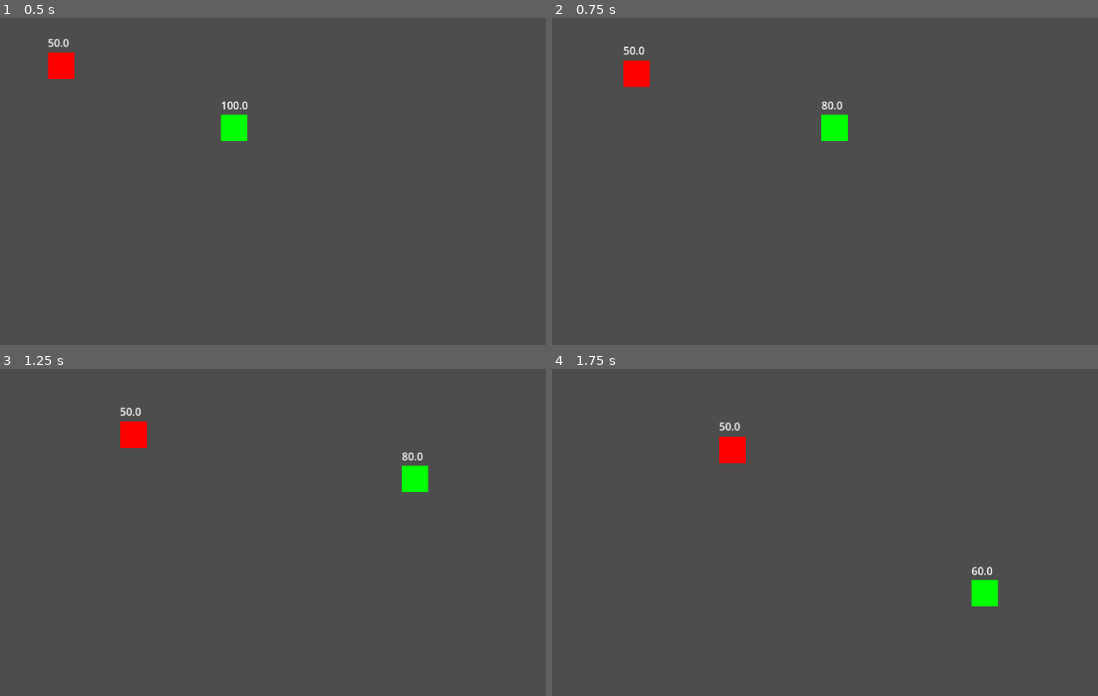
Above: before the commit, frames 1-4 (two rows, left to right).
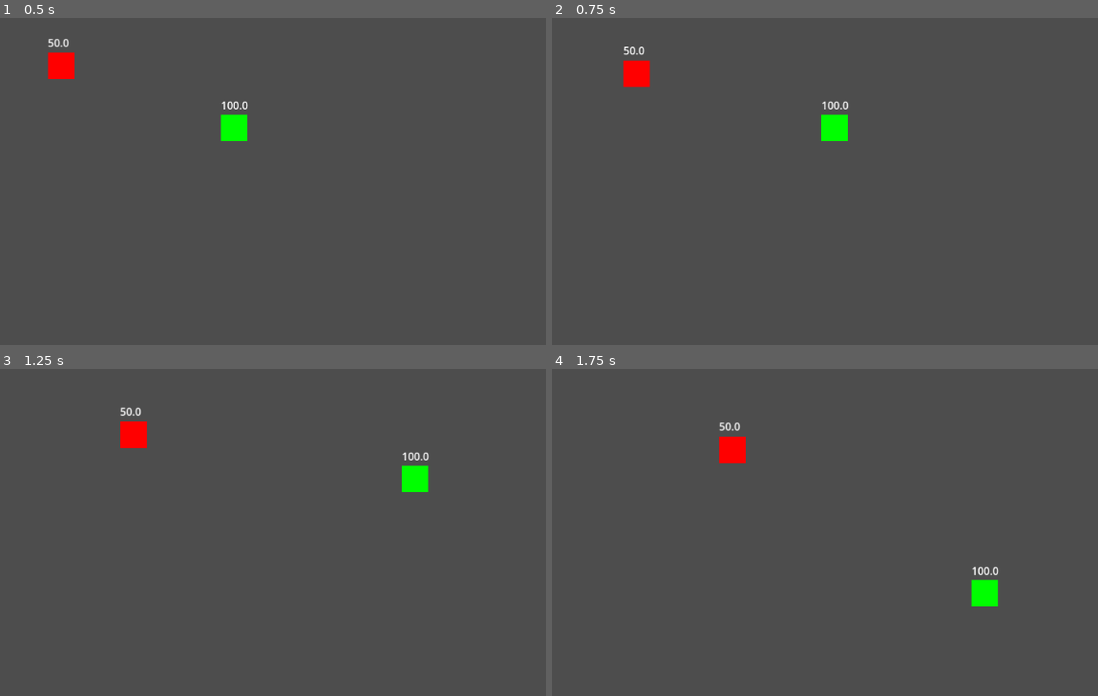
Above: after the commit, the same moments.

Repository: ishbireco/simpleTopdownSurvival
Game: Godot game, scene res://scenes/main.tscn
The game is run twice, just before and just after one commit, with the same random seed, the same clock (stepped at 60 frames per second) and the same inputs.
Inputs (mouse positions are in pixels of both pictures, inside the frame that each line leads up to):
- Up to frame 1 (0.5 s): no input
- Up to frame 2 (0.75 s): move the mouse to (885, 119) at 0.52 s; hold D (right) from 0.53 s (still down); click (885, 119) at 0.6 s
- Up to frame 3 (1.25 s): keep holding D (right)
- Up to frame 4 (1.75 s): move the mouse to (562, 512) at 1.27 s; release D (right) at 1.28 s; hold S (down) from 1.28 s (still down); click (562, 512) at 1.35 s

Frame 1 is identical in both runs. In frame 2, less than 0.1% of the frame differs, in the area x 49-55%, y 25-28%; in frame 3, less than 0.1%; in frame 4, less than 0.1%.

Commit message:
googoogaagaa

Diff:
--- a/project.godot
+++ b/project.godot
@@ -26,6 +26,7 @@
 [global_group]
 
 player=""
+enemy=""
 
 [input]
 
--- a/scenes/enemy.tscn
+++ b/scenes/enemy.tscn
@@ -14,7 +14,7 @@
 [sub_resource type="RectangleShape2D" id="RectangleShape2D_md484"]
 size = Vector2(80, 80)
 
-[node name="enemy" type="CharacterBody2D" unique_id=1360353982]
+[node name="enemy" type="CharacterBody2D" unique_id=1360353982 groups=["enemy"]]
 script = ExtResource("1_4ra3w")
 enemy_stats = ExtResource("2_5uy6h")
 
@@ -40,6 +40,7 @@
 script = ExtResource("6_nenq2")
 hurt_area = NodePath(".")
 attack_component = NodePath("attackComponent")
+group = "player"
 metadata/_custom_type_script = "uid://b22y1q1uj4ucu"
 
 [node name="CollisionShape2D" type="CollisionShape2D" parent="hurtBox" unique_id=620693555]
--- a/scenes/player.tscn
+++ b/scenes/player.tscn
@@ -7,9 +7,13 @@
 [ext_resource type="Script" uid="uid://vbwf5mowwvls" path="res://scripts/healthComponent.gd" id="5_qlg0r"]
 [ext_resource type="Script" uid="uid://b6thjvew576oj" path="res://scripts/attackComponent.gd" id="6_fjrip"]
 [ext_resource type="Script" uid="uid://daw3uxalgqddl" path="res://scripts/label.gd" id="6_tuyoq"]
+[ext_resource type="Script" uid="uid://b22y1q1uj4ucu" path="res://scripts/hurtBox.gd" id="7_smehm"]
 
 [sub_resource type="RectangleShape2D" id="RectangleShape2D_u8vuu"]
 size = Vector2(40, 40)
+
+[sub_resource type="RectangleShape2D" id="RectangleShape2D_smehm"]
+size = Vector2(80, 80)
 
 [node name="player" type="CharacterBody2D" unique_id=884599285 groups=["player"]]
 script = ExtResource("1_qhqgy")
@@ -19,6 +23,7 @@
 offset_right = 40.0
 offset_bottom = 40.0
 color = Color(0, 1, 0, 1)
+metadata/_edit_use_anchors_ = true
 
 [node name="CollisionShape2D" type="CollisionShape2D" parent="." unique_id=567661752]
 position = Vector2(20, 20)
@@ -38,7 +43,18 @@
 script = ExtResource("5_qlg0r")
 metadata/_custom_type_script = "uid://vbwf5mowwvls"
 
-[node name="attackComponent" type="Node" parent="." unique_id=655837427]
+[node name="hurtBox" type="Area2D" parent="." unique_id=2024652866 node_paths=PackedStringArray("hurt_area", "attack_component")]
+script = ExtResource("7_smehm")
+hurt_area = NodePath(".")
+attack_component = NodePath("attackComponent")
+group = "enemy"
+metadata/_custom_type_script = "uid://b22y1q1uj4ucu"
+
+[node name="CollisionShape2D" type="CollisionShape2D" parent="hurtBox" unique_id=1798409548]
+position = Vector2(20, 20)
+shape = SubResource("RectangleShape2D_smehm")
+
+[node name="attackComponent" type="Node" parent="hurtBox" unique_id=655837427]
 script = ExtResource("6_fjrip")
 metadata/_custom_type_script = "uid://b6thjvew576oj"
 
@@ -48,3 +64,4 @@
 offset_bottom = -3.0
 script = ExtResource("6_tuyoq")
 stats = ExtResource("2_qlg0r")
+metadata/_edit_use_anchors_ = true
--- a/scripts/enemy.gd
+++ b/scripts/enemy.gd
@@ -10,8 +10,8 @@
 func _ready() -> void:
 	health_component.give_health(enemy_stats)
 	var timer = Timer.new()
-	timer.wait_time = 2.0
-	timer.one_shot = false   # repeat every 2 seconds
+	timer.wait_time = 1.0
+	timer.one_shot = false
 	add_child(timer)
 	timer.start()
 	timer.timeout.connect(_on_timer_timeout)
@@ -24,5 +24,12 @@
 	movement_component.direction = (player.global_position - global_position).normalized()
 	movement_component.give_movement(enemy_stats)
 
+func _process(delta: float) -> void:
+	die()
+
 func _on_timer_timeout():
 	hurt_box.hurt_check(enemy_stats)
+
+func die():
+	if enemy_stats.health == 0:
+		queue_free()
--- a/scripts/hurtBox.gd
+++ b/scripts/hurtBox.gd
@@ -3,11 +3,15 @@
 
 @export var hurt_area: Area2D
 @export var attack_component: attackComponent
-var player: CharacterBody2D
+var grouper: CharacterBody2D
+@export var group: String
 
 func hurt_check(stats):
-	var players = get_tree().get_nodes_in_group("player")
-	player = players[0]
+	var groupers = get_tree().get_nodes_in_group(group)
+	if groupers.size() > 0:
+		grouper = groupers[0]
+	else:
+		return
 
-	if hurt_area.overlaps_body(player):
+	if hurt_area.overlaps_body(grouper):
 		attack_component.attack(stats)
--- a/scripts/inputComponent.gd
+++ b/scripts/inputComponent.gd
@@ -7,5 +7,3 @@
 
 func get_input(stats):
 	direction = Input.get_vector("left","right","up","down")
-	if Input.is_action_just_pressed("attack"):
-		attack_component.attack(stats)
--- a/scripts/player.gd
+++ b/scripts/player.gd
@@ -3,11 +3,18 @@
 @onready var input_compnent: inputCompnent = $inputCompnent
 @onready var movement_component: movementComponent = $movementComponent
 @onready var health_component: healthComponent = $healthComponent
-@onready var attack_component: attackComponent = $attackComponent
+@onready var attack_component: attackComponent
+@onready var hurt_box: hurtBox = $hurtBox
 @export var player_stats: stats
 
 func _ready() -> void:
 	health_component.give_health(player_stats)
+	var timer = Timer.new()
+	timer.wait_time = 1.0
+	timer.one_shot = false
+	add_child(timer)
+	timer.start()
+	timer.timeout.connect(_on_timer_timeout)
 
 #called every frame
 func _process(_delta):
@@ -15,3 +22,6 @@
 	movement_component.direction = input_compnent.direction
 	input_compnent.get_input(player_stats)
 	movement_component.give_movement(player_stats)
+
+func _on_timer_timeout():
+	hurt_box.hurt_check(player_stats)
